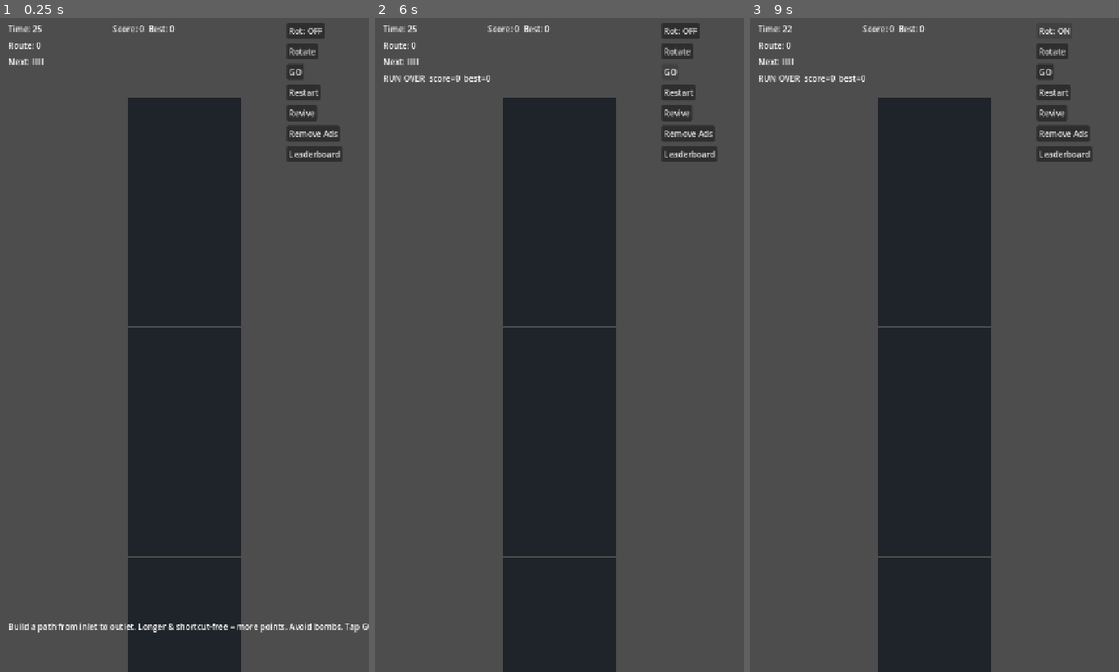
Above: before the commit, frames 1-3 (left to right).
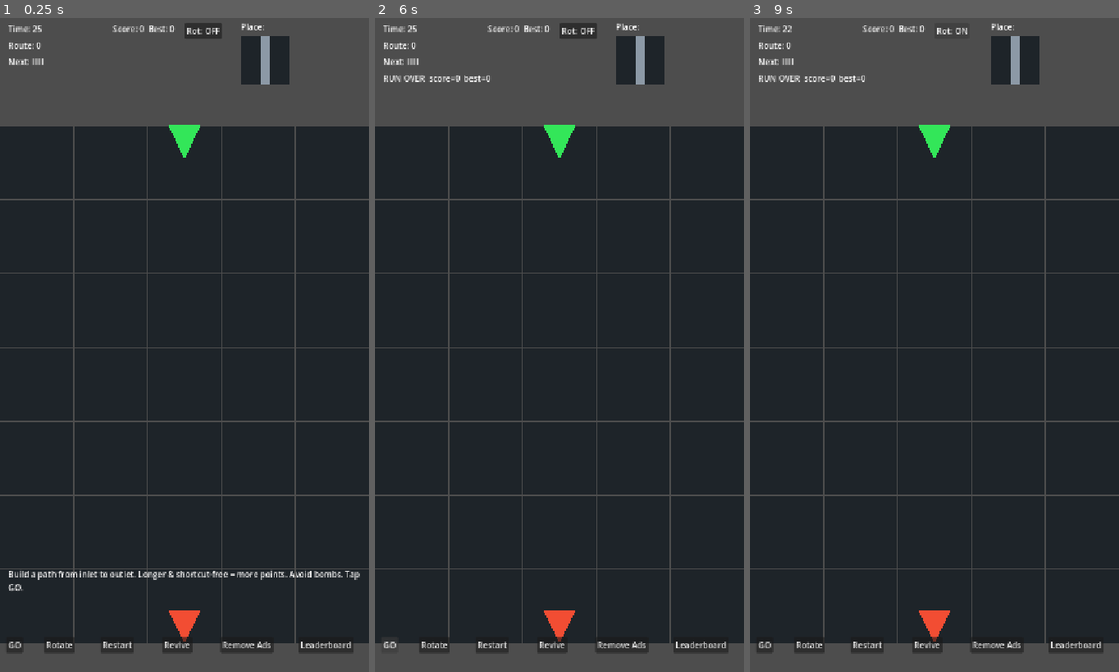
Above: after the commit, the same moments.

Repository: tokko/pipe-mania
Game: Godot game, scene res://scenes/main.tscn
The game is run twice, just before and just after one commit, with the same random seed, the same clock (stepped at 60 frames per second) and the same inputs.
Inputs:
- Up to frame 1 (0.25 s): no input
- Up to frame 2 (6 s): click "Rotate" at 0.5 s; click "Restart" at 1.25 s; click "Revive" at 2 s; click "Remove Ads" at 2.75 s; click "Leaderboard" at 3.5 s; click "Restart" at 4.25 s; click "Restart" at 5 s; click "GO" at 5.75 s
- Up to frame 3 (9 s): click "GO" at 6.5 s; click "Rot: OFF" at 7.25 s; click "Rot: ON" at 8 s; click "Rot: OFF" at 8.75 s

The runs differ from the first frame. In frame 1, 59% of the frame differs, in the area x 0-100%, y 0-100%; in frame 2, 59%; in frame 3, 59%.

Commit message:
feat(ux): inlet/outlet markers, current-piece preview, full-width tutorial + bottom button bar
On-device feedback: couldn't see inlet/outlet or the current tile, and the board didn't use the
full screen width.
- tile: draw port markers on inlet/outlet cells (green triangle pointing IN = inlet, red OUT =
  outlet; shape+color = colorblind-safe). board_view passes per-cell port via _port().
- hud: 'Place:' preview Tile renders the actual current piece (gs.current_piece()) you'll place.
- run: tutorial board widened 1x5 -> 5x7 (config(0) dims) with a center corridor, so it fills the
  screen width like a real board while staying no-rotation-completable (rot-0 N|S straights down
  the middle). grid_layout already fills width for procedural boards (width-binding).
- hud: action buttons (GO/Rotate/Restart/Revive/RemoveAds/Leaderboard) moved to a BOTTOM bar so
  they never cover the grid (procedural outlet is top-right); onboarding banner now word-wraps.
Verified on device RFCYA02N5LZ: markers visible, current tile shown, board full-width, buttons
clear of the grid. gate 102 green; scripted markers + tutorial(5,7) green.

Diff:
--- a/scripts/model/run.gd
+++ b/scripts/model/run.gd
@@ -49,13 +49,14 @@
 	over = false
 
 
-## The first-run onboarding board: a deterministic, trivially-completable VERTICAL corridor
-## (1x5, inlet top / outlet bottom) with an all-straight forced queue. Vertical so the default
-## rot-0 straight (N|S) connects WITHOUT rotation (off by default) — the player just fills the
-## column to learn the build->GO->clear loop. Used as board 0 only until tutorial_seen.
+## The first-run onboarding board: a deterministic, trivially-completable full-width board
+## (5x7 = config(0) dims, so it fills the screen like a real board) with inlet top-middle /
+## outlet bottom-middle and an all-straight forced queue. The solution is a VERTICAL corridor
+## down the middle column — rot-0 straights (N|S) connect WITHOUT rotation (off by default).
+## Used as board 0 only until tutorial_seen.
 func tutorial_board() -> GameState:
-	var b = Board.new(1, 5)
-	b.set_inlet(Vector2i(0, 0), PT.N)
-	b.set_outlet(Vector2i(0, 4), PT.S)
+	var b = Board.new(5, 7)
+	b.set_inlet(Vector2i(2, 0), PT.N)
+	b.set_outlet(Vector2i(2, 6), PT.S)
 	var q = PieceQueue.new(0, {PT.Piece.STRAIGHT: 1})  # all straights
 	return GameState.new(b, q)
--- a/scripts/view/board_view.gd
+++ b/scripts/view/board_view.gd
@@ -37,9 +37,19 @@
 	var w: int = gs.board.width
 	for y in gs.board.height:
 		for x in w:
+			var p := _port(x, y)
 			_tiles[y * w + x].refresh(
 				gs.board.cell_at(x, y), gs.pipe_at(x, y), gs.pipe_rot_at(x, y), gs.is_wet(x, y),
-				false, gs.is_near_bomb(x, y))
+				false, gs.is_near_bomb(x, y), p.x, p.y)
+
+
+# [port, dir] for a cell: 1=inlet / 2=outlet on its boundary edge, else 0. Returned as Vector2i.
+func _port(x: int, y: int) -> Vector2i:
+	if Vector2i(x, y) == gs.board.inlet_pos:
+		return Vector2i(1, gs.board.inlet_dir)
+	if Vector2i(x, y) == gs.board.outlet_pos:
+		return Vector2i(2, gs.board.outlet_dir)
+	return Vector2i(0, 0)
 
 
 func cell_size() -> int:
@@ -77,9 +87,10 @@
 	_highlighted = cells.duplicate()
 	var w: int = gs.board.width
 	for c in cells:
+		var p := _port(c.x, c.y)
 		_tiles[c.y * w + c.x].refresh(
 			gs.board.cell_at(c.x, c.y), gs.pipe_at(c.x, c.y), gs.pipe_rot_at(c.x, c.y),
-			gs.is_wet(c.x, c.y), true, gs.is_near_bomb(c.x, c.y))
+			gs.is_wet(c.x, c.y), true, gs.is_near_bomb(c.x, c.y), p.x, p.y)
 
 
 func highlighted_cells() -> Array:
@@ -96,6 +107,7 @@
 
 func _flash(x: int, y: int) -> void:
 	var w: int = gs.board.width
+	var p := _port(x, y)
 	_tiles[y * w + x].refresh(
 		gs.board.cell_at(x, y), gs.pipe_at(x, y), gs.pipe_rot_at(x, y), gs.is_wet(x, y), true,
-		gs.is_near_bomb(x, y))
+		gs.is_near_bomb(x, y), p.x, p.y)
--- a/scripts/view/hud.gd
+++ b/scripts/view/hud.gd
@@ -9,6 +9,8 @@
 signal remove_ads_pressed
 signal leaderboard_pressed
 
+const Tile = preload("res://scripts/view/tile.gd")
+const PT = preload("res://scripts/model/pipe_types.gd")
 const _PIECE_NAME := {0: "-", 1: "I", 2: "L", 3: "+"}  # NONE/STRAIGHT/BEND/CROSS glyphs
 
 var _gs
@@ -21,6 +23,7 @@
 var _outcome_label: Label
 var _score_label: Label
 var _tutorial_label: Label
+var _current_tile: Tile  # visible preview of the piece you're about to place
 var _settings_btn: Button
 
 
@@ -30,33 +33,32 @@
 	_preview_label = _mk_label(Vector2(16, 80))
 	_outcome_label = _mk_label(Vector2(16, 112))
 	_score_label = _mk_label(Vector2(220, 16))
-	_tutorial_label = _mk_label(Vector2(16, 1180))  # first-run onboarding banner (bottom)
+	# Onboarding banner: bottom area, word-wrapped so it never runs off-screen.
+	_tutorial_label = _mk_label(Vector2(16, 1078))
+	_tutorial_label.autowrap_mode = TextServer.AUTOWRAP_WORD
+	_tutorial_label.size = Vector2(690, 0)
+	_tutorial_label.custom_minimum_size = Vector2(690, 0)
+	_mk_label(Vector2(470, 12)).text = "Place:"  # label above the current-piece preview
+	_current_tile = Tile.new()
+	_current_tile.size = 96
+	_current_tile.position = Vector2(470, 40)
+	add_child(_current_tile)
 	_settings_btn = Button.new()
 	_settings_btn.text = "Rot: OFF"
-	_settings_btn.position = Vector2(560, 16)
+	_settings_btn.position = Vector2(360, 16)
 	_settings_btn.pressed.connect(_on_settings)
 	add_child(_settings_btn)
-	var rot_btn := Button.new()
-	rot_btn.text = "Rotate"
-	rot_btn.position = Vector2(560, 56)
-	rot_btn.pressed.connect(func() -> void: rotate_pressed.emit())
-	add_child(rot_btn)
-	var go_btn := Button.new()
-	go_btn.text = "GO"
-	go_btn.position = Vector2(560, 96)
-	go_btn.pressed.connect(func() -> void: go_pressed.emit())
-	add_child(go_btn)
-	var restart_btn := Button.new()
-	restart_btn.text = "Restart"
-	restart_btn.position = Vector2(560, 136)
-	restart_btn.pressed.connect(func() -> void: restart_pressed.emit())
-	add_child(restart_btn)
-	_mk_service_btn("Revive", Vector2(560, 176), func() -> void: revive_pressed.emit())
-	_mk_service_btn("Remove Ads", Vector2(560, 216), func() -> void: remove_ads_pressed.emit())
-	_mk_service_btn("Leaderboard", Vector2(560, 256), func() -> void: leaderboard_pressed.emit())
+	# Action buttons in a BOTTOM bar (below the board) so they never cover the grid or its ports.
+	var by := 1212
+	_mk_btn("GO", Vector2(12, by), func() -> void: go_pressed.emit())
+	_mk_btn("Rotate", Vector2(86, by), func() -> void: rotate_pressed.emit())
+	_mk_btn("Restart", Vector2(196, by), func() -> void: restart_pressed.emit())
+	_mk_btn("Revive", Vector2(316, by), func() -> void: revive_pressed.emit())
+	_mk_btn("Remove Ads", Vector2(430, by), func() -> void: remove_ads_pressed.emit())
+	_mk_btn("Leaderboard", Vector2(582, by), func() -> void: leaderboard_pressed.emit())
 
 
-func _mk_service_btn(text: String, pos: Vector2, cb: Callable) -> void:
+func _mk_btn(text: String, pos: Vector2, cb: Callable) -> void:
 	var b := Button.new()
 	b.text = text
 	b.position = pos
@@ -96,6 +98,7 @@
 	for p in _preview:
 		glyphs += String(_PIECE_NAME.get(p, "?"))
 	_preview_label.text = "Next: " + glyphs
+	_current_tile.refresh(PT.Cell.OPEN, gs.current_piece(), 0, false, false)  # what you place next
 
 
 func set_countdown(secs: int) -> void:
@@ -141,3 +144,7 @@
 
 func countdown_text() -> String:
 	return _countdown_label.text
+
+
+func current_piece_shown() -> int:
+	return _current_tile.piece
--- a/scripts/view/tile.gd
+++ b/scripts/view/tile.gd
@@ -13,16 +13,20 @@
 var wet: bool = false
 var highlight: bool = false
 var near_bomb: bool = false
+var port: int = 0  # 0 none, 1 inlet, 2 outlet
+var port_dir: int = 0  # boundary edge (N/E/S/W bitmask)
 
 
 func refresh(cell_type_: int, piece_: int, rot_: int, wet_: bool, highlight_: bool,
-		near_bomb_: bool = false) -> void:
+		near_bomb_: bool = false, port_: int = 0, port_dir_: int = 0) -> void:
 	cell_type = cell_type_
 	piece = piece_
 	rot = rot_
 	wet = wet_
 	highlight = highlight_
 	near_bomb = near_bomb_
+	port = port_
+	port_dir = port_dir_
 	queue_redraw()
 
 
@@ -60,6 +64,26 @@
 			for d in _DIRS:
 				if ch & d:
 					draw_line(c, c + _edge_off(d) * size * 0.5, col, w)
+	_draw_port(rect)
+
+
+# Inlet/outlet marker on the boundary edge: green triangle pointing INTO the cell (inlet, water
+# enters) vs red triangle pointing OUT (outlet, water exits) — shape + color, colorblind-safe.
+func _draw_port(rect: Rect2) -> void:
+	if port == 0:
+		return
+	var col := Color(0.20, 0.90, 0.35) if port == 1 else Color(0.95, 0.30, 0.20)
+	var c := rect.position + rect.size * 0.5
+	var off := _edge_off(port_dir)
+	var edge := c + off * (size * 0.5)
+	var inward := edge - off * (size * 0.45)
+	var perp := Vector2(-off.y, off.x) * (size * 0.22)
+	var tri: PackedVector2Array
+	if port == 1:  # inlet: apex points inward
+		tri = PackedVector2Array([edge + perp, edge - perp, inward])
+	else:  # outlet: apex points outward (toward the edge)
+		tri = PackedVector2Array([inward + perp, inward - perp, edge])
+	draw_colored_polygon(tri, col)
 
 
 # Colorblind-safe SHAPE per cell type (X for blocked, spiky ring for bomb) so the type reads
--- a/test/unit/test_run.gd
+++ b/test/unit/test_run.gd
@@ -58,16 +58,16 @@
 
 
 func test_tutorial_board_completable() -> void:  # E5.1 — FX_TUTORIAL completable (no rotation)
-	var gs = Run.new(0).tutorial_board()
-	for y in 5:
-		gs.place(0, y, 0)  # rot-0 straight = N|S; fills the vertical corridor without rotation
+	var gs = Run.new(0).tutorial_board()  # 5x7, inlet (2,0) / outlet (2,6); corridor = column 2
+	for y in 7:
+		gs.place(2, y, 0)  # rot-0 straight = N|S; fills the middle column without rotation
 	gs.go()
 	assert_eq(gs.resolve(), GameState.Outcome.CLEARED, "filled tutorial corridor clears")
 
 
 func test_tutorial_incomplete_does_not_clear() -> void:  # E5.1 control
 	var gs = Run.new(0).tutorial_board()
-	gs.place(0, 0, 0)  # only the top cell -> opens onto empty -> leak
+	gs.place(2, 0, 0)  # only the inlet cell -> opens onto empty -> leak
 	gs.go()
 	assert_ne(gs.resolve(), GameState.Outcome.CLEARED, "an incomplete corridor does not clear")
 
